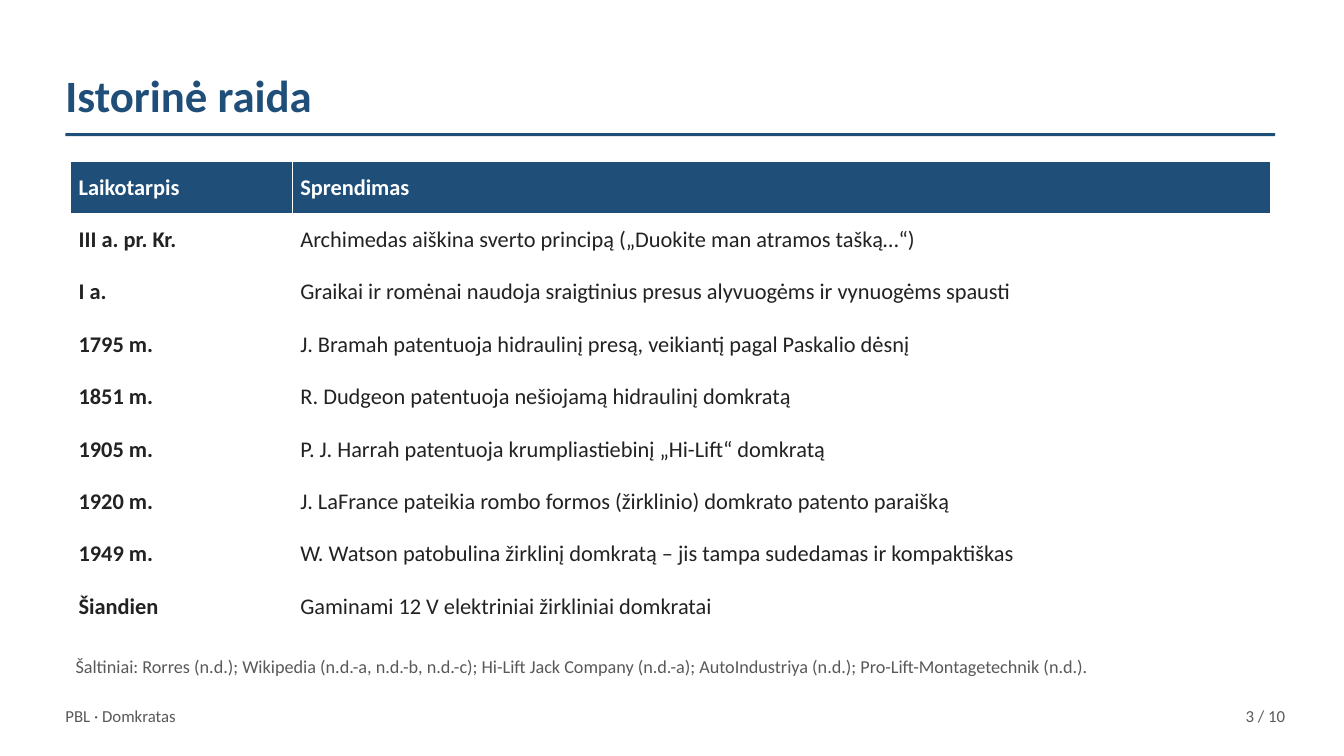
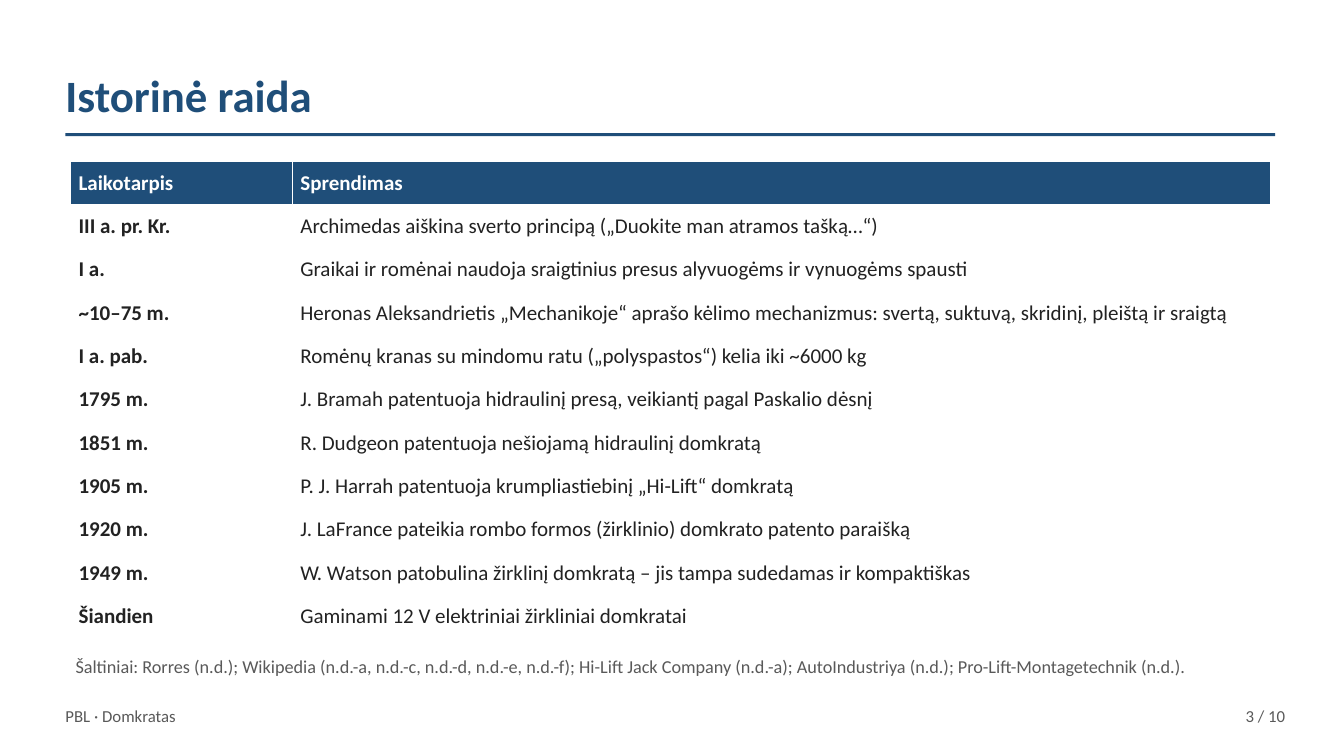
Before and after one commit to Goblinukas-beep/Ye, a slide deck: slide 3 of domkratas-ta1/domkratas-ta1.pptx. Drawn at 1344x756 pixels with LibreOffice and Linux fonts; fonts in the diff are those of the drawing. Boxes give left, top, right and bottom in pixels: in the first picture for what was removed or moved away, otherwise in the second. Text is boxed around its words. In the diff, an @@ line names an element or a change of style, - is before the commit and + after.

```diff
--- a/domkratas-ta1/domkratas-ta1.pptx
+++ b/domkratas-ta1/domkratas-ta1.pptx
@@ table at (71,161,1270,638) @@
+row 4: ~10–75 m. | Heronas Aleksandrietis „Mechanikoje“ aprašo kėlimo mechanizmus: svertą, suktuvą, skridinį, pleištą ir sraigtą
+row 5: I a. pab. | Romėnų kranas su mindomu ratu („polyspastos“) kelia iki ~6000 kg
@@ text at (76,658,1185,676): text changed @@
-Šaltiniai: Rorres (n.d.); Wikipedia (n.d.-a, n.d.-b, n.d.-c); Hi-Lift Jack Company (n.d.-a); AutoIndustriya (n.d.); Pro-Lift-Montagetechnik (n.d.).
+Šaltiniai: Rorres (n.d.); Wikipedia (n.d.-a, n.d.-c, n.d.-d, n.d.-e, n.d.-f); Hi-Lift Jack Company (n.d.-a); AutoIndustriya (n.d.); Pro-Lift-Montagetechnik (n.d.).
```
Also in this commit, not shown: 4 other slides changed, 2 other files.
